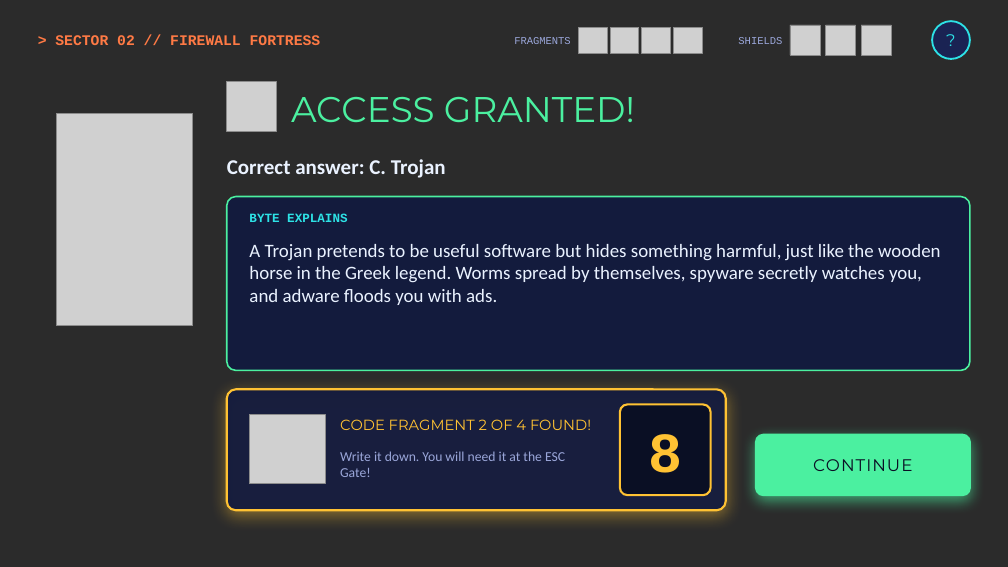
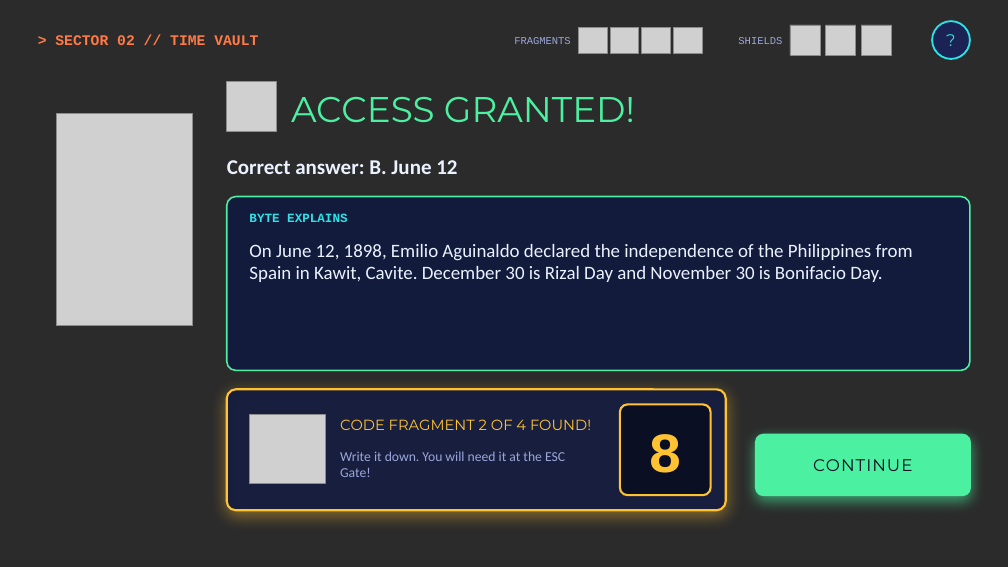
Before and after one commit to ashton212123/ashton212123, a slide deck: slide 56 of gamecraft-ctrl-escape/CTRL-ESCAPE_Game.pptx. Drawn at 1008x567 pixels with LibreOffice and Linux fonts; fonts in the diff are those of the drawing; grey boxes stand for pictures; background and template pictures are left out; a plain dark background stands for a picture behind light text. Boxes give left, top, right and bottom in pixels: in the first picture for what was removed or moved away, otherwise in the second. Text is boxed around its words. In the diff, an @@ line names an element or a change of style, - is before the commit and + after.

```diff
--- a/gamecraft-ctrl-escape/CTRL-ESCAPE_Game.pptx
+++ b/gamecraft-ctrl-escape/CTRL-ESCAPE_Game.pptx
@@ text at <box>55,35,258,45</box>: text changed @@
-> SECTOR 02 // FIREWALL FORTRESS
+> SECTOR 02 // TIME VAULT
@@ text at <box>227,160,457,174</box>: text changed @@
-Correct answer: C. Trojan
+Correct answer: B. June 12
@@ text at <box>249,244,913,282</box>: text changed @@
-A Trojan pretends to be useful software but hides something harmful, just like the wooden horse in the Greek legend. Worms spread by themselves, spyware secretly watches you, and adware floods you with ads.
+On June 12, 1898, Emilio Aguinaldo declared the independence of the Philippines from Spain in Kawit, Cavite. December 30 is Rizal Day and November 30 is Bonifacio Day.
```
Also in this commit, not shown: 111 other slides changed, 6 slides added, 6 slides removed, 6 other files.
